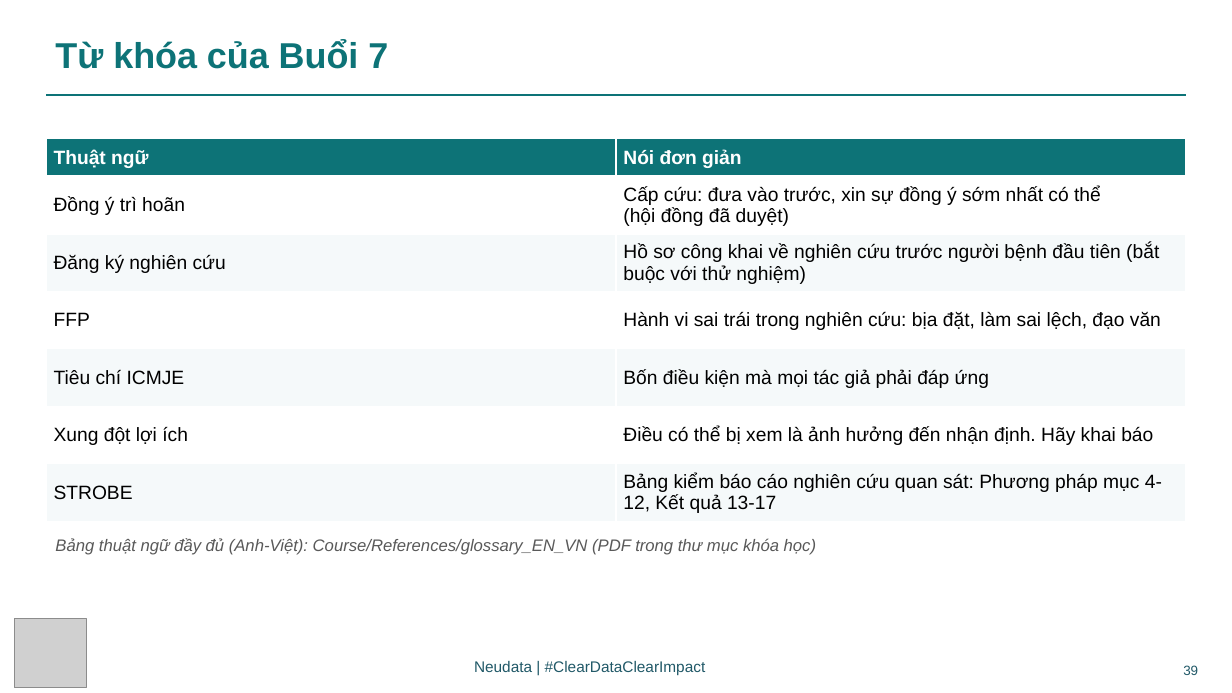
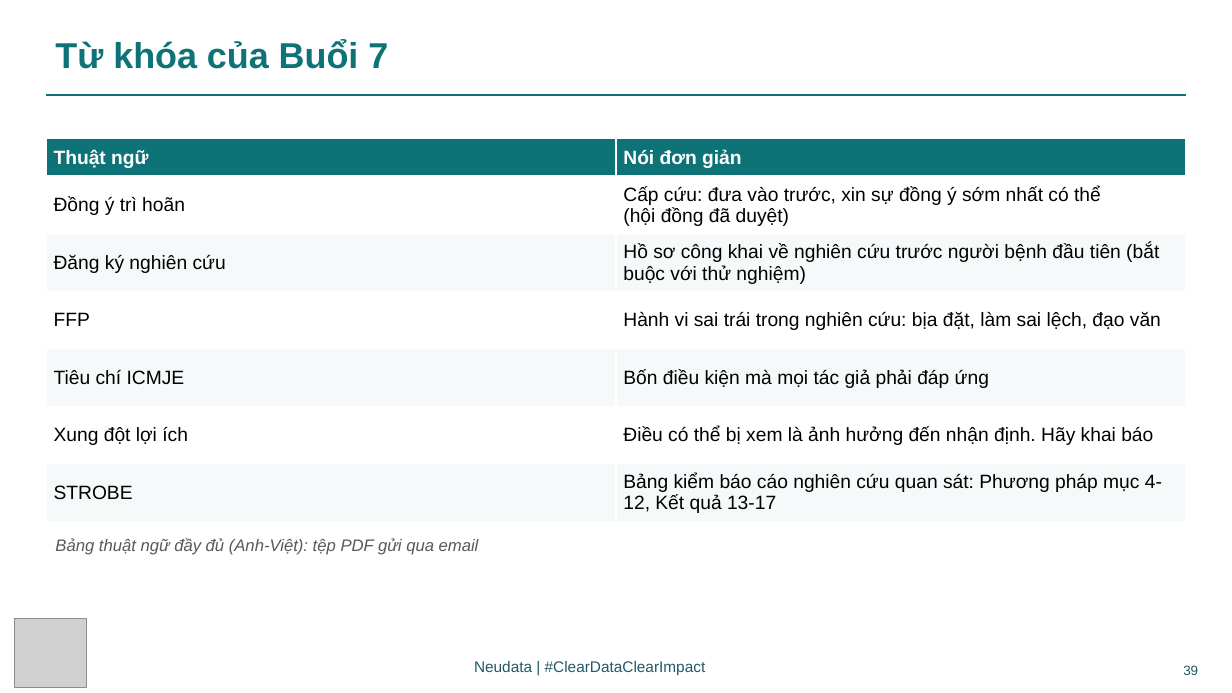
Before and after one commit to neu-data/FoundationsofClinicalResearch, a slide deck: slide 39 of vi/files/slides/Session_7_VN.pptx. Drawn at 1232x693 pixels with LibreOffice and Linux fonts; fonts in the diff are those of the drawing; grey boxes stand for pictures. Boxes give left, top, right and bottom in pixels: in the first picture for what was removed or moved away, otherwise in the second. Text is boxed around its words. In the diff, an @@ line names an element or a change of style, - is before the commit and + after.

```diff
--- a/vi/files/slides/Session_7_VN.pptx
+++ b/vi/files/slides/Session_7_VN.pptx
@@ text at (x1=55, y1=538, x2=479, y2=555): text changed @@
-Bảng thuật ngữ đầy đủ (Anh-Việt): Course/References/glossary_EN_VN (PDF trong thư mục khóa học)
+Bảng thuật ngữ đầy đủ (Anh-Việt): tệp PDF gửi qua email
```
Also in this commit, not shown: 1 other slide changed, 41 other files.
